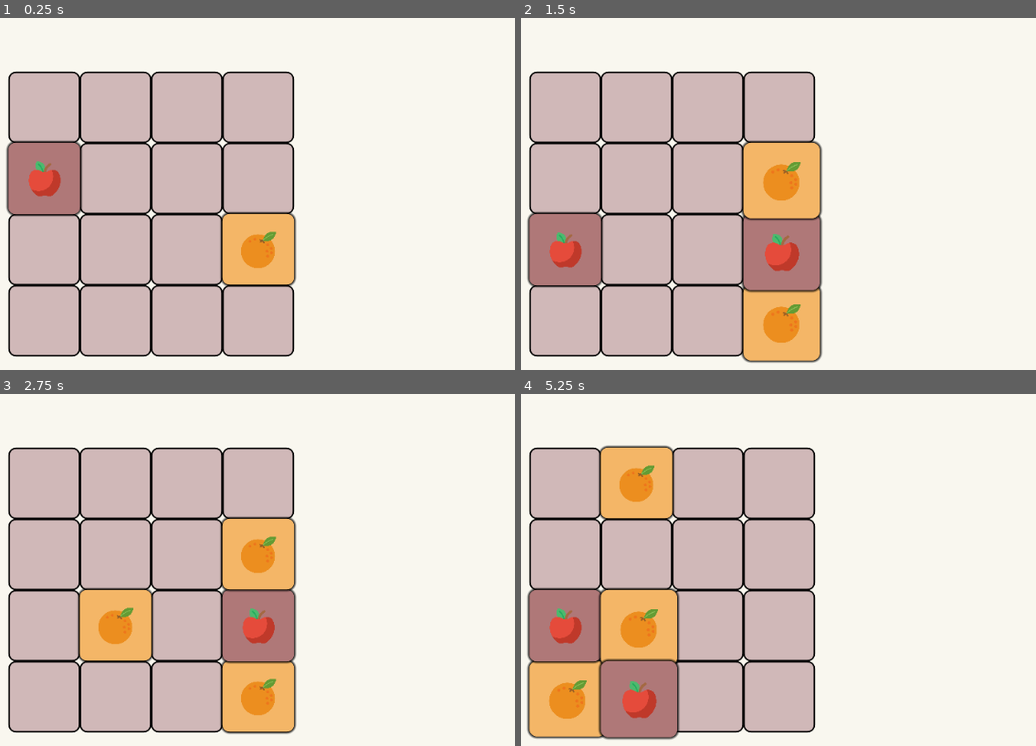
Above: before the commit, frames 1-4 (two rows, left to right).
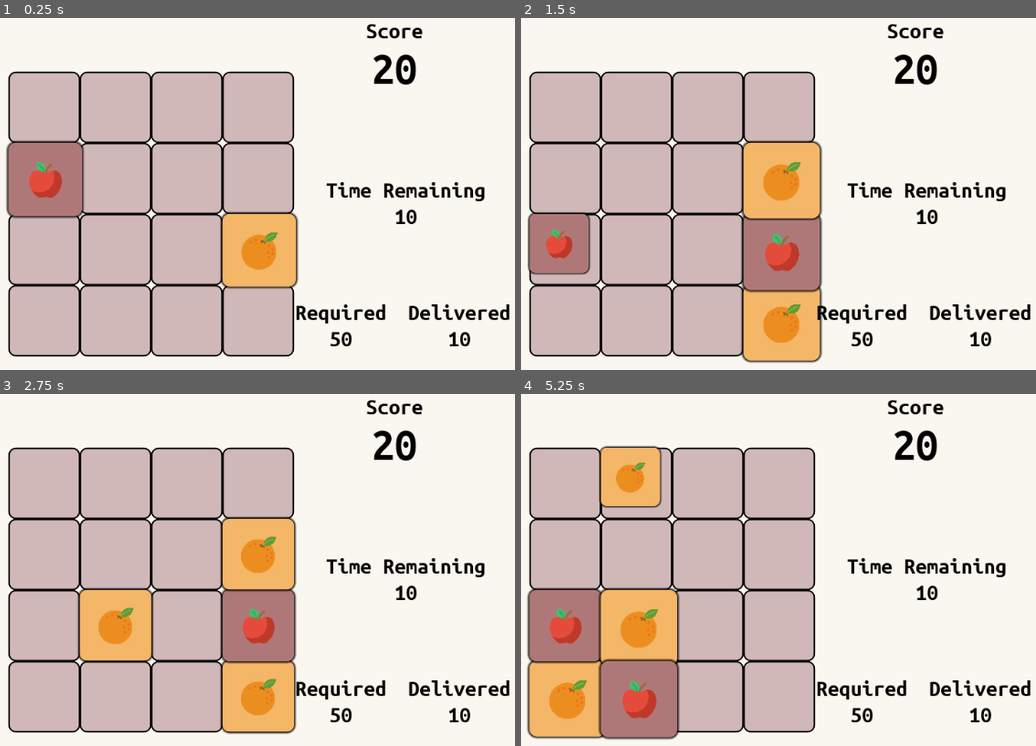
Above: after the commit, the same moments.

Repository: Unmeshme/task4
Game: Godot game, scene res://src/game_manager.tscn
Two runs of this game, one before a commit and one after it. Both use one fixed random seed, a clock stepped at 60 frames per second and the inputs below. Before the commit the project starts from res://src/LevelManager.tscn.
Inputs:
- Up to frame 1 (0.25 s): no input
- Up to frame 2 (1.5 s): hold D (right) 0.53-1.28 s; hold S (down) from 1.28 s (still down)
- Up to frame 3 (2.75 s): release S (down) at 2.03 s; hold D (right) from 2.03 s (still down)
- Up to frame 4 (5.25 s): release D (right) at 2.78 s; hold W (up) 2.78-3.53 s; hold A (left) 3.53-5.03 s; tap Enter at 5 s; hold S (down) from 5.03 s (still down)

The runs differ from the first frame. In frame 1, 3.4% of the frame differs, in the area x 1-99%, y 1-94%; in frame 2, 4.1%; in frame 3, 2.5%; in frame 4, 4.0%.

Commit message:
feat(update): added audio to the game and created a ugly HUD, with all methods defined and written to support the elements data

Diff:
--- /dev/null
+++ b/default_bus_layout.tres
@@ -0,0 +1,15 @@
+[gd_resource type="AudioBusLayout" format=2]
+
+[resource]
+bus/1/name = "sfx"
+bus/1/solo = false
+bus/1/mute = false
+bus/1/bypass_fx = false
+bus/1/volume_db = 0.0
+bus/1/send = "Master"
+bus/2/name = "background"
+bus/2/solo = false
+bus/2/mute = false
+bus/2/bypass_fx = false
+bus/2/volume_db = 0.0
+bus/2/send = "Master"
--- a/project.godot
+++ b/project.godot
@@ -9,6 +9,11 @@
 config_version=4
 
 _global_script_classes=[ {
+"base": "Resource",
+"class": "AudioInfo",
+"language": "GDScript",
+"path": "res://resource/audio_info.gd"
+}, {
 "base": "Control",
 "class": "GameDeliveryItem",
 "language": "GDScript",
@@ -25,6 +30,7 @@
 "path": "res://resource/level_items.gd"
 } ]
 _global_script_class_icons={
+"AudioInfo": "",
 "GameDeliveryItem": "",
 "LevelData": "",
 "LevelItems": ""
@@ -33,12 +39,13 @@
 [application]
 
 config/name="task4"
-run/main_scene="res://src/LevelManager.tscn"
+run/main_scene="res://src/game_manager.tscn"
 config/icon="res://icon.png"
 
 [autoload]
 
 Globals="*res://src/globals.gd"
+AudioManager="*res://src/audio_manager.gd"
 
 [gui]
 
--- /dev/null
+++ b/resource/apple_audio_info.tres
@@ -0,0 +1,8 @@
+[gd_resource type="Resource" load_steps=3 format=2]
+
+[ext_resource path="res://resource/audio_info.gd" type="Script" id=1]
+[ext_resource path="res://assets/music/apple.wav" type="AudioStream" id=2]
+
+[resource]
+script = ExtResource( 1 )
+combine_sound = ExtResource( 2 )
--- /dev/null
+++ b/resource/audio_info.gd
@@ -0,0 +1,5 @@
+extends Resource
+class_name AudioInfo
+
+
+export (AudioStream) var combine_sound: AudioStream
--- /dev/null
+++ b/resource/orange_audio_info.tres
@@ -0,0 +1,8 @@
+[gd_resource type="Resource" load_steps=3 format=2]
+
+[ext_resource path="res://resource/audio_info.gd" type="Script" id=1]
+[ext_resource path="res://assets/music/orange.wav" type="AudioStream" id=2]
+
+[resource]
+script = ExtResource( 1 )
+combine_sound = ExtResource( 2 )
--- a/src/AudioManager.gd
+++ /dev/null
@@ -1,10 +0,0 @@
-extends Node
-
-
-enum Type {
-	NON_POSITIONAL,
-	POSITIONAL_2D,
-}
-
-func play(_p_type: int, _p_parent: Node, _p_stream: AudioStream, _p_volume_db: float = 0.0, _p_pitch_scale: float = 1.0) -> void:
-	pass
--- a/src/BoardState.tscn
+++ /dev/null
@@ -1,8 +0,0 @@
-[gd_scene load_steps=3 format=2]
-
-[ext_resource path="res://src/BoardState.gd" type="Script" id=1]
-[ext_resource path="res://resource/DefaultItemList.tres" type="Resource" id=2]
-
-[node name="BoardState" type="Control"]
-script = ExtResource( 1 )
-board_items = ExtResource( 2 )
--- a/src/LevelManager.tscn
+++ /dev/null
@@ -1,17 +0,0 @@
-[gd_scene load_steps=6 format=2]
-
-[ext_resource path="res://resource/Level1.tres" type="Resource" id=1]
-[ext_resource path="res://src/level_manager.gd" type="Script" id=2]
-[ext_resource path="res://src/game_map.tscn" type="PackedScene" id=3]
-[ext_resource path="res://src/BoardState.tscn" type="PackedScene" id=4]
-[ext_resource path="res://src/game-background.tscn" type="PackedScene" id=5]
-
-[node name="LevelManager" type="Control"]
-script = ExtResource( 2 )
-level_info = ExtResource( 1 )
-
-[node name="game-background" parent="." instance=ExtResource( 5 )]
-
-[node name="game_map" parent="." instance=ExtResource( 3 )]
-
-[node name="BoardState" parent="." instance=ExtResource( 4 )]
--- a/src/apple.tscn
+++ b/src/apple.tscn
@@ -1,7 +1,8 @@
-[gd_scene load_steps=4 format=2]
+[gd_scene load_steps=5 format=2]
 
 [ext_resource path="res://assets/apple.png" type="Texture" id=1]
 [ext_resource path="res://src/apple.gd" type="Script" id=2]
+[ext_resource path="res://resource/apple_audio_info.tres" type="Resource" id=3]
 
 [sub_resource type="StyleBoxFlat" id=1]
 bg_color = Color( 0.690196, 0.47451, 0.47451, 1 )
@@ -20,6 +21,7 @@
 __meta__ = {
 "_edit_use_anchors_": true
 }
+audio_data = ExtResource( 3 )
 
 [node name="back-ground" type="Panel" parent="."]
 anchor_right = 1.0
--- /dev/null
+++ b/src/audio_manager.gd
@@ -0,0 +1,29 @@
+extends Node
+
+
+func play_sfx(p_audio_stream: AudioStream, p_volume_db: float = 0.0, p_pitch_scale: float = 1.0) ->void:
+	if p_audio_stream == null:
+		return
+
+	var m_player: AudioStreamPlayer = AudioStreamPlayer.new()
+	m_player.stream = p_audio_stream
+	m_player.bus = "sfx"
+	m_player.volume_db = p_volume_db
+	m_player.pitch_scale = p_pitch_scale
+
+	add_child(m_player)
+	m_player.play()
+
+	m_player.connect("finished", m_player, "queue_free")
+
+#removing the positional_2d audio to reduce complexity
+
+func play_bg_music(p_audio_stream: AudioStream) -> void:
+	if p_audio_stream == null:
+		return
+	var m_player: AudioStreamPlayer = AudioStreamPlayer.new()
+	m_player.stream = p_audio_stream
+	m_player.bus = "background"
+
+	add_child(m_player)
+	m_player.play()
--- /dev/null
+++ b/src/audio_manager.tscn
@@ -0,0 +1,6 @@
+[gd_scene load_steps=2 format=2]
+
+[ext_resource path="res://src/audio_manager.gd" type="Script" id=1]
+
+[node name="AudioManager" type="Node"]
+script = ExtResource( 1 )
--- a/src/BoardState.gd
+++ b/src/board_state.gd
@@ -2,13 +2,19 @@
 
 
 
+
+const PITCH_VARIATION_LOWER_BOUND: float = 0.9
+const PITCH_VARIATION_UPPER_BOUND: float = 1.1
+
+
 export var board_items: Resource
-
+export var move_sound: AudioStream
 
 var occupied: Dictionary = {}
 var empty_grid: Array = []
 var is_animating: bool = false
 var buffered_input: Vector2 = Vector2.ZERO
+
 
 var scaled_value: Vector2 = Vector2(1.1, 1.1)
 
@@ -66,13 +72,16 @@
 		if is_animating:
 			return
 		else:
-			move_items(m_dir)
+			var m_did_move: bool = move_items(m_dir)
+			if m_did_move:
+				play_move_audio()
+
 
 
 #will be responsible for making the moves
-func move_items(p_move: Vector2) -> void:
+func move_items(p_move: Vector2) -> bool:
 	if occupied.empty():
-		return
+		return false
 
 	is_animating = true
 	#get a row/ column according to the move_direction:
@@ -88,6 +97,8 @@
 			m_cells_to_process.append_array(get_column_data(m_x, m_move))
 
 	for m_cell in m_cells_to_process:
+		if not occupied.has(m_cell):
+			continue
 		var m_item: Control = occupied[m_cell]
 		var m_target: Vector2 = m_cell
 		var m_will_merge: bool = false
@@ -115,14 +126,21 @@
 			var m_target_item: Control = occupied[m_merge_target_cell]
 
 			var m_tween: SceneTreeTween = get_tree().create_tween()
+			#m_tween.bind(m_item)
+			#need to make sure this tween is finished before calling queueFree
+
 			m_tween.tween_property(m_item, "rect_global_position", m_world_pos, 0.15)
+			m_tween.tween_callback(m_item, "hide")
 			m_tween.tween_callback(m_item, "queue_free")
 
 			var m_scale_tween: SceneTreeTween = get_tree().create_tween()
 			m_scale_tween.tween_property(m_target_item, "rect_scale", scaled_value, 0.1)
 			m_scale_tween.tween_property(m_target_item, "rect_scale", Vector2.ONE, 0.1)
 
-		elif m_target != m_cell:
+			m_target_item.on_combine()
+
+
+		elif m_target != m_cell and m_item != null: #even with this check its passing though
 			occupied.erase(m_cell)
 			occupied[m_target] = m_item
 			empty_grid.append(m_cell)
@@ -153,9 +171,10 @@
 				Vector2.ONE,
 				0.15
 			)
-	#yield(animation_tween, "tween_completed")
+
 	spawn_item()
 	is_animating = false
+	return true
 
 
 
@@ -195,3 +214,8 @@
 		m_sorted_cells.append(Vector2(p_column_index, m_y))
 
 	return m_sorted_cells
+
+
+func play_move_audio() -> void:
+	var m_random_pitch: float = rand_range(PITCH_VARIATION_LOWER_BOUND, PITCH_VARIATION_UPPER_BOUND)
+	AudioManager.play_sfx(move_sound, 0.0 , m_random_pitch)
--- /dev/null
+++ b/src/board_state.tscn
@@ -0,0 +1,10 @@
+[gd_scene load_steps=4 format=2]
+
+[ext_resource path="res://src/board_state.gd" type="Script" id=1]
+[ext_resource path="res://resource/default_item_list.tres" type="Resource" id=2]
+[ext_resource path="res://assets/music/moveSoundEffect.wav" type="AudioStream" id=3]
+
+[node name="BoardState" type="Control"]
+script = ExtResource( 1 )
+board_items = ExtResource( 2 )
+move_sound = ExtResource( 3 )
--- a/src/game_item.gd
+++ b/src/game_item.gd
@@ -17,7 +17,7 @@
 }
 
 export (ITEM_ID) var my_id: int = ITEM_ID.ITEM_APPLE
-
+export var audio_data: Resource
 
 func _ready() -> void:
 	#start_idle_pulse()
@@ -28,8 +28,12 @@
 
 func spawn_animation() -> void:
 	rect_pivot_offset = rect_size / 2.0
+
 	var m_scale_tween : SceneTreeTween = get_tree().create_tween()
+	m_scale_tween.tween_property(self, "rect_scale", scaled_value, 0.3).set_trans(Tween.TRANS_SINE).set_ease(Tween.EASE_IN_OUT)
+	m_scale_tween.tween_property(self, "rect_scale", Vector2.ONE, 0.3).set_trans(Tween.TRANS_SINE).set_ease(Tween.EASE_OUT_IN)
 
-	m_scale_tween.tween_property(self, "rect_scale", scaled_value, 0.1).set_trans(Tween.TRANS_SINE).set_ease(Tween.EASE_IN_OUT)
 
-	m_scale_tween.tween_property(self, "rect_scale", Vector2.ONE, 0.1).set_trans(Tween.TRANS_SINE).set_ease(Tween.EASE_OUT_IN)
+func on_combine() -> void:
+	var m_randomized_pitch: float = rand_range(0.9, 1.1)
+	AudioManager.play_sfx(audio_data.combine_sound, m_randomized_pitch)
--- /dev/null
+++ b/src/game_manager.gd
@@ -0,0 +1,11 @@
+extends Node
+
+export var game_bg_music: AudioStream
+
+
+#READY is entered when entering the scene tree...
+
+func _ready() -> void:
+	#initial setup and then per level setup will be done by level manager
+	#Globals.setup()
+	AudioManager.play_bg_music(game_bg_music)
--- /dev/null
+++ b/src/game_manager.tscn
@@ -0,0 +1,11 @@
+[gd_scene load_steps=4 format=2]
+
+[ext_resource path="res://src/game_manager.gd" type="Script" id=1]
+[ext_resource path="res://assets/music/background.wav" type="AudioStream" id=2]
+[ext_resource path="res://src/level_manager.tscn" type="PackedScene" id=3]
+
+[node name="GameManager" type="Node"]
+script = ExtResource( 1 )
+game_bg_music = ExtResource( 2 )
+
+[node name="LevelManager" parent="." instance=ExtResource( 3 )]
--- /dev/null
+++ b/src/hud.gd
@@ -0,0 +1,14 @@
+extends Control
+
+#now hud script will orcastrate it all
+
+onready var score: Control = $PlayerScore
+onready var time: Control = $RemainingTime
+onready var level_info: Control = $LevelCompletionRequirement
+
+
+#this function will be called by the level manager
+func _initialize_initial_state(p_time: int, p_num_delivery: int) -> void:
+	score.reset()
+	time.set_timer_val(p_time)
+	level_info.set_deliver_amount(p_num_delivery)
--- /dev/null
+++ b/src/hud.tscn
@@ -0,0 +1,17 @@
+[gd_scene load_steps=5 format=2]
+
+[ext_resource path="res://src/remaining_time.tscn" type="PackedScene" id=1]
+[ext_resource path="res://src/player_score.tscn" type="PackedScene" id=2]
+[ext_resource path="res://src/level_completion_requirement_ui.tscn" type="PackedScene" id=3]
+[ext_resource path="res://src/hud.gd" type="Script" id=4]
+
+[node name="HUD" type="Control"]
+anchor_right = 1.0
+anchor_bottom = 1.0
+script = ExtResource( 4 )
+
+[node name="PlayerScore" parent="." instance=ExtResource( 2 )]
+
+[node name="RemainingTime" parent="." instance=ExtResource( 1 )]
+
+[node name="LevelCompletionRequirement" parent="." instance=ExtResource( 3 )]
--- /dev/null
+++ b/src/level_completion_requirement_ui.gd
@@ -0,0 +1,14 @@
+extends Control
+
+
+onready var required_amount: Label = $HBoxContainer/RequiredContainer/RequiredAmount
+onready var delivered_amount: Label = $HBoxContainer/DeliveryContainer/DeliveryCompleted
+
+var level_deliver_amount: int
+
+func update_delivered_amount(p_amt: int) -> void:
+	delivered_amount.text = str(p_amt)
+
+
+func set_deliver_amount(p_amt: int) -> void:
+	level_deliver_amount = p_amt
--- /dev/null
+++ b/src/level_completion_requirement_ui.tscn
@@ -0,0 +1,70 @@
+[gd_scene load_steps=7 format=2]
+
+[ext_resource path="res://assets/font/Ubuntu_Mono/UbuntuMono-Bold.ttf" type="DynamicFontData" id=1]
+[ext_resource path="res://src/level_completion_requirement_ui.gd" type="Script" id=2]
+
+[sub_resource type="DynamicFont" id=1]
+size = 32
+font_data = ExtResource( 1 )
+
+[sub_resource type="DynamicFont" id=3]
+size = 32
+font_data = ExtResource( 1 )
+
+[sub_resource type="DynamicFont" id=2]
+size = 32
+font_data = ExtResource( 1 )
+
+[sub_resource type="DynamicFont" id=4]
+size = 32
+font_data = ExtResource( 1 )
+
+[node name="LevelCompletionRequirement" type="Control"]
+anchor_right = 1.0
+anchor_bottom = 1.0
+script = ExtResource( 2 )
+
+[node name="HBoxContainer" type="HBoxContainer" parent="."]
+modulate = Color( 0, 0, 0, 1 )
+margin_left = 702.0
+margin_top = 422.0
+margin_right = 1034.0
+margin_bottom = 492.0
+custom_constants/separation = 30
+
+[node name="RequiredContainer" type="VBoxContainer" parent="HBoxContainer"]
+margin_right = 128.0
+margin_bottom = 70.0
+
+[node name="RequiredLabel" type="Label" parent="HBoxContainer/RequiredContainer"]
+margin_right = 128.0
+margin_bottom = 33.0
+custom_fonts/font = SubResource( 1 )
+text = "Required"
+
+[node name="RequiredAmount" type="Label" parent="HBoxContainer/RequiredContainer"]
+margin_top = 37.0
+margin_right = 128.0
+margin_bottom = 70.0
+custom_fonts/font = SubResource( 3 )
+text = "50"
+align = 1
+
+[node name="DeliveryContainer" type="VBoxContainer" parent="HBoxContainer"]
+margin_left = 158.0
+margin_right = 302.0
+margin_bottom = 70.0
+
+[node name="DeliveredLabel" type="Label" parent="HBoxContainer/DeliveryContainer"]
+margin_right = 144.0
+margin_bottom = 33.0
+custom_fonts/font = SubResource( 2 )
+text = "Delivered"
+
+[node name="DeliveryCompleted" type="Label" parent="HBoxContainer/DeliveryContainer"]
+margin_top = 37.0
+margin_right = 144.0
+margin_bottom = 70.0
+custom_fonts/font = SubResource( 4 )
+text = "10"
+align = 1
--- /dev/null
+++ b/src/level_manager.tscn
@@ -0,0 +1,20 @@
+[gd_scene load_steps=7 format=2]
+
+[ext_resource path="res://src/game_map.tscn" type="PackedScene" id=1]
+[ext_resource path="res://src/game-background.tscn" type="PackedScene" id=2]
+[ext_resource path="res://src/board_state.tscn" type="PackedScene" id=3]
+[ext_resource path="res://resource/Level1.tres" type="Resource" id=4]
+[ext_resource path="res://src/level_manager.gd" type="Script" id=5]
+[ext_resource path="res://src/hud.tscn" type="PackedScene" id=6]
+
+[node name="LevelManager" type="Control"]
+script = ExtResource( 5 )
+level_info = ExtResource( 4 )
+
+[node name="game-background" parent="." instance=ExtResource( 2 )]
+
+[node name="game_map" parent="." instance=ExtResource( 1 )]
+
+[node name="BoardState" parent="." instance=ExtResource( 3 )]
+
+[node name="HUD" parent="." instance=ExtResource( 6 )]
--- a/src/orange.tscn
+++ b/src/orange.tscn
@@ -1,7 +1,8 @@
-[gd_scene load_steps=4 format=2]
+[gd_scene load_steps=5 format=2]
 
 [ext_resource path="res://assets/orange.png" type="Texture" id=1]
-[ext_resource path="res://src/orange.gd" type="Script" id=2]
+[ext_resource path="res://resource/orange.gd" type="Script" id=2]
+[ext_resource path="res://resource/orange_audio_info.tres" type="Resource" id=3]
 
 [sub_resource type="StyleBoxFlat" id=1]
 bg_color = Color( 0.960784, 0.717647, 0.407843, 1 )
@@ -20,6 +21,7 @@
 "_edit_use_anchors_": true
 }
 my_id = 1
+audio_data = ExtResource( 3 )
 
 [node name="back-ground" type="Panel" parent="."]
 anchor_right = 1.0
--- /dev/null
+++ b/src/player_score.gd
@@ -0,0 +1,19 @@
+extends Control
+
+onready var player_score_amount: Label = $VBoxContainer/ScoreAmount
+
+#assume per delivery gives the player 10 score point
+#for now we can keep it static and later we can make it more dynamic
+#with combo
+
+var score: int = 0
+
+func update_score() -> void:
+	score += 10
+
+
+func get_score() -> int:
+	return score
+
+func reset() -> void:
+	score = 0
--- /dev/null
+++ b/src/player_score.tscn
@@ -0,0 +1,40 @@
+[gd_scene load_steps=5 format=2]
+
+[ext_resource path="res://assets/font/Ubuntu_Mono/UbuntuMono-Bold.ttf" type="DynamicFontData" id=1]
+[ext_resource path="res://src/player_score.gd" type="Script" id=2]
+
+[sub_resource type="DynamicFont" id=2]
+size = 32
+font_data = ExtResource( 1 )
+
+[sub_resource type="DynamicFont" id=1]
+size = 64
+font_data = ExtResource( 1 )
+
+[node name="PlayerScore" type="Control"]
+anchor_right = 1.0
+anchor_bottom = 1.0
+script = ExtResource( 2 )
+
+[node name="VBoxContainer" type="VBoxContainer" parent="."]
+modulate = Color( 0, 0, 0, 1 )
+margin_left = 761.0
+margin_top = 26.0
+margin_right = 921.0
+margin_bottom = 160.0
+
+[node name="Label" type="Label" parent="VBoxContainer"]
+margin_right = 160.0
+margin_bottom = 33.0
+custom_fonts/font = SubResource( 2 )
+text = "Score"
+align = 1
+
+[node name="ScoreAmount" type="Label" parent="VBoxContainer"]
+margin_top = 37.0
+margin_right = 160.0
+margin_bottom = 102.0
+custom_fonts/font = SubResource( 1 )
+text = "20"
+align = 1
+valign = 1
--- /dev/null
+++ b/src/remaining_time.gd
@@ -0,0 +1,20 @@
+extends Control
+
+
+onready var remaining_time: Label = $VBoxContainer/TimeAmount
+onready var timer: Timer = $Time
+
+var current_val: int
+var timer_val: int
+#write functions to update the remaining time
+#call this function every other second
+
+func update_time_val() -> void:
+	current_val -= 1
+	update_time_label(current_val)
+
+func update_time_label(p_amount: int) -> void:
+	remaining_time.text = str(p_amount)
+
+func assign_timer_val(p_val: int) -> void:
+	timer_val = p_val
--- /dev/null
+++ b/src/remaining_time.tscn
@@ -0,0 +1,42 @@
+[gd_scene load_steps=5 format=2]
+
+[ext_resource path="res://assets/font/Ubuntu_Mono/UbuntuMono-Bold.ttf" type="DynamicFontData" id=1]
+[ext_resource path="res://src/remaining_time.gd" type="Script" id=2]
+
+[sub_resource type="DynamicFont" id=1]
+size = 32
+font_data = ExtResource( 1 )
+
+[sub_resource type="DynamicFont" id=2]
+size = 32
+font_data = ExtResource( 1 )
+
+[node name="RemainingTime" type="Control"]
+anchor_right = 1.0
+anchor_bottom = 1.0
+script = ExtResource( 2 )
+
+[node name="Time" type="Timer" parent="."]
+
+[node name="VBoxContainer" type="VBoxContainer" parent="."]
+modulate = Color( 0, 0, 0, 1 )
+margin_left = 714.0
+margin_top = 250.0
+margin_right = 1000.0
+margin_bottom = 321.0
+
+[node name="TimeLabel" type="Label" parent="VBoxContainer"]
+margin_right = 286.0
+margin_bottom = 33.0
+custom_fonts/font = SubResource( 1 )
+text = "Time Remaining"
+align = 1
+
+[node name="TimeAmount" type="Label" parent="VBoxContainer"]
+margin_top = 37.0
+margin_right = 286.0
+margin_bottom = 70.0
+custom_fonts/font = SubResource( 2 )
+text = "10"
+align = 1
+valign = 1
Not shown, added: assets/font/Ubuntu_Mono/UFL.txt
Binary file added: assets/font/Ubuntu_Mono/UbuntuMono-Bold.ttf
Binary file added: assets/font/Ubuntu_Mono/UbuntuMono-BoldItalic.ttf
Binary file added: assets/font/Ubuntu_Mono/UbuntuMono-Italic.ttf
Binary file added: assets/font/Ubuntu_Mono/UbuntuMono-Regular.ttf
Not shown, added: assets/music/apple.wav.import
Not shown, added: assets/music/background.wav.import
Not shown, added: assets/music/moveSoundEffect.wav.import
Not shown, added: assets/music/orange.wav.import
Not shown, added: assets/music/time.wav.import
Renamed: resource/DefaultItemList.tres -> resource/default_item_list.tres
Renamed: src/orange.gd -> resource/orange.gd
(and 6 more such lines)
